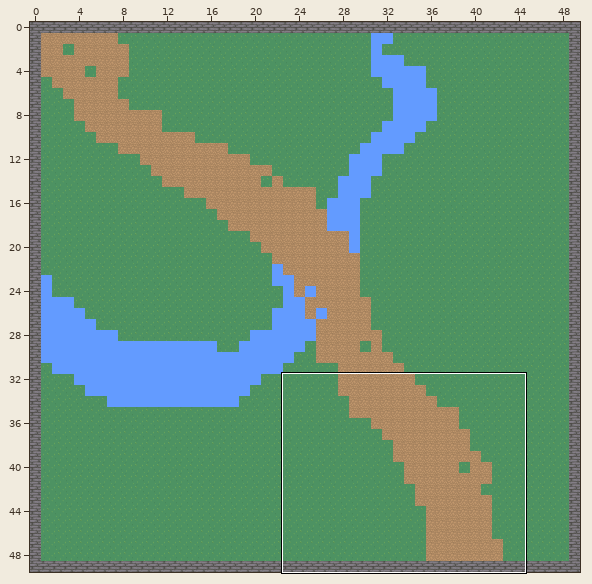
Tiled map: data/tilemaps/carte.tmx. The picture above shows the old version from afar; the outline marks the close-up.
Close-up. As it was:
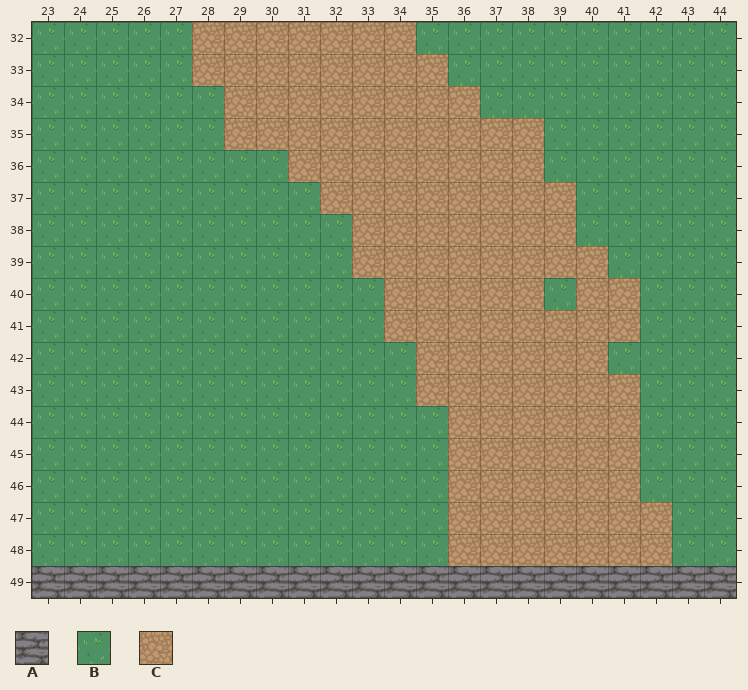
Cells are 32x32 px. Shown: x 23..44, y 32..49. The commit also changed other parts of the map, which this record leaves out.
Key: from "nature": A 43, B 141, C 146.
_ is an empty cell.
Layers that did not change in this view are not listed.
Layer "map" before, first column x 23:
32 BBBBBCCCCCCCBBBBBBBBBB
33 BBBBBCCCCCCCCBBBBBBBBB
34 BBBBBBCCCCCCCCBBBBBBBB
35 BBBBBBCCCCCCCCCCBBBBBB
36 BBBBBBBBCCCCCCCCBBBBBB
37 BBBBBBBBBCCCCCCCCBBBBB
38 BBBBBBBBBBCCCCCCCBBBBB
39 BBBBBBBBBBCCCCCCCCBBBB
40 BBBBBBBBBBBCCCCCBCCBBB
41 BBBBBBBBBBBCCCCCCCCBBB
42 BBBBBBBBBBBBCCCCCCBBBB
43 BBBBBBBBBBBBCCCCCCCBBB
44 BBBBBBBBBBBBBCCCCCCBBB
45 BBBBBBBBBBBBBCCCCCCBBB
46 BBBBBBBBBBBBBCCCCCCBBB
47 BBBBBBBBBBBBBCCCCCCCBB
48 BBBBBBBBBBBBBCCCCCCCBB
49 AAAAAAAAAAAAAAAAAAAAAA
New version:
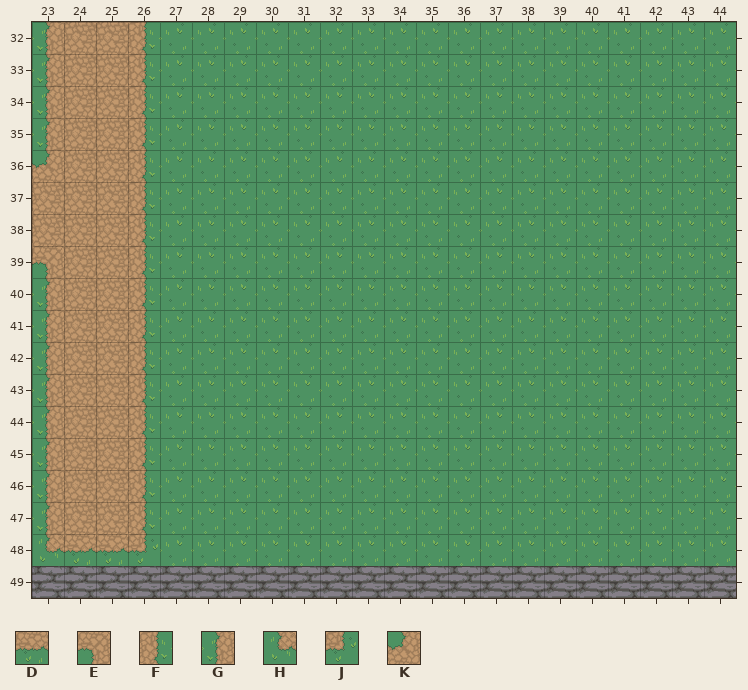
Further tiles: from "nature": D 61, E 62, F 80, G 82, H 83, J 84, K 102.
Difference:
{"where": "layer \"map\""}
{"y":32,"x":23,"old":"BBBB","new":"GCCF"}
{"y":32,"x":28,"old":"CCCCCCC","new":"BBBBBBB"}
{"y":33,"x":23,"old":"BBBB","new":"GCCF"}
{"y":33,"x":28,"old":"CCCCCCCC","new":"BBBBBBBB"}
{"y":34,"x":23,"old":"BBBB","new":"GCCF"}
{"y":34,"x":29,"old":"CCCCCCCC","new":"BBBBBBBB"}
{"y":35,"x":23,"old":"BBBB","new":"GCCF"}
{"y":35,"x":29,"old":"CCCCCCCCCC","new":"BBBBBBBBBB"}
{"y":36,"x":23,"old":"BBBB","new":"KCCF"}
{"y":36,"x":31,"old":"CCCCCCCC","new":"BBBBBBBB"}
{"y":37,"x":23,"old":"BBBB","new":"CCCF"}
{"y":37,"x":32,"old":"CCCCCCCC","new":"BBBBBBBB"}
{"y":38,"x":23,"old":"BBBB","new":"CCCF"}
{"y":38,"x":33,"old":"CCCCCCC","new":"BBBBBBB"}
{"y":39,"x":23,"old":"BBBB","new":"ECCF"}
{"y":39,"x":33,"old":"CCCCCCCC","new":"BBBBBBBB"}
{"y":40,"x":23,"old":"BBBB","new":"GCCF"}
{"y":40,"x":34,"old":"CCCCC","new":"BBBBB"}
{"y":40,"x":40,"old":"CC","new":"BB"}
{"y":41,"x":23,"old":"BBBB","new":"GCCF"}
{"y":41,"x":34,"old":"CCCCCCCC","new":"BBBBBBBB"}
{"y":42,"x":23,"old":"BBBB","new":"GCCF"}
{"y":42,"x":35,"old":"CCCCCC","new":"BBBBBB"}
{"y":43,"x":23,"old":"BBBB","new":"GCCF"}
{"y":43,"x":35,"old":"CCCCCCC","new":"BBBBBBB"}
{"y":44,"x":23,"old":"BBBB","new":"GCCF"}
{"y":44,"x":36,"old":"CCCCCC","new":"BBBBBB"}
{"y":45,"x":23,"old":"BBBB","new":"GCCF"}
{"y":45,"x":36,"old":"CCCCCC","new":"BBBBBB"}
{"y":46,"x":23,"old":"BBBB","new":"GCCF"}
{"y":46,"x":36,"old":"CCCCCC","new":"BBBBBB"}
{"y":47,"x":23,"old":"BBBB","new":"GCCF"}
{"y":47,"x":36,"old":"CCCCCCC","new":"BBBBBBB"}
{"y":48,"x":23,"old":"BBBB","new":"HDDJ"}
{"y":48,"x":36,"old":"CCCCCCC","new":"BBBBBBB"}
{"label":"changed","picture_box":[32,22,160,566]}
{"label":"changed","picture_box":[192,22,672,566]}
